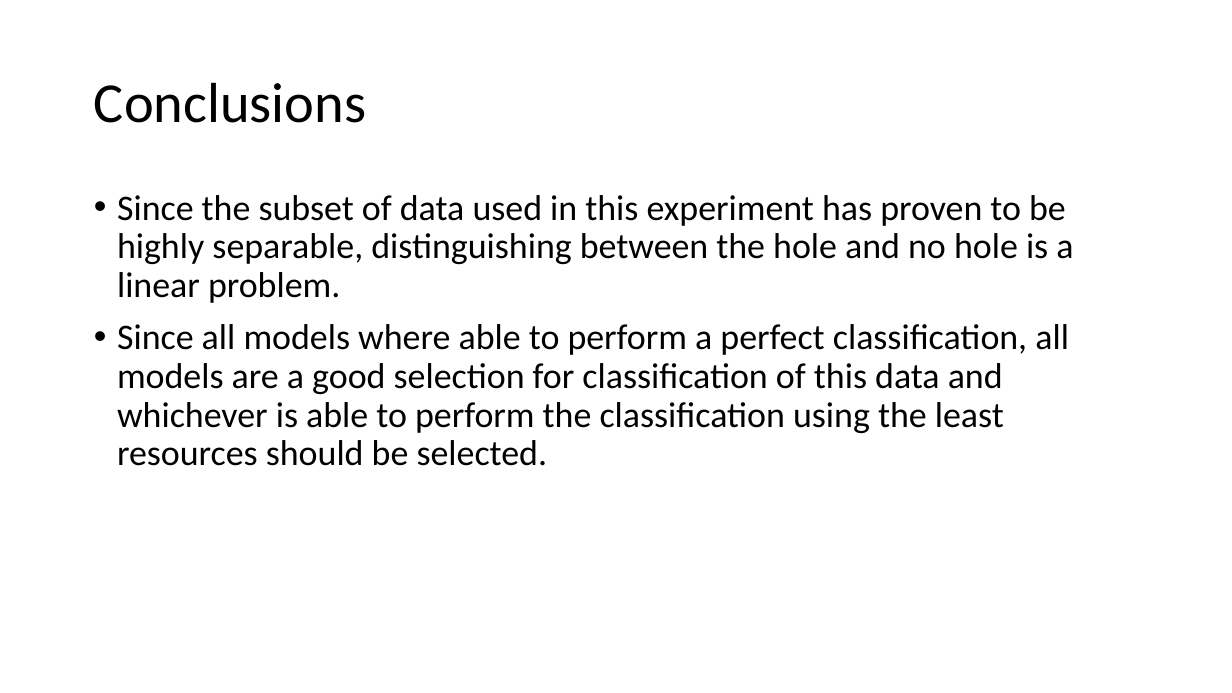
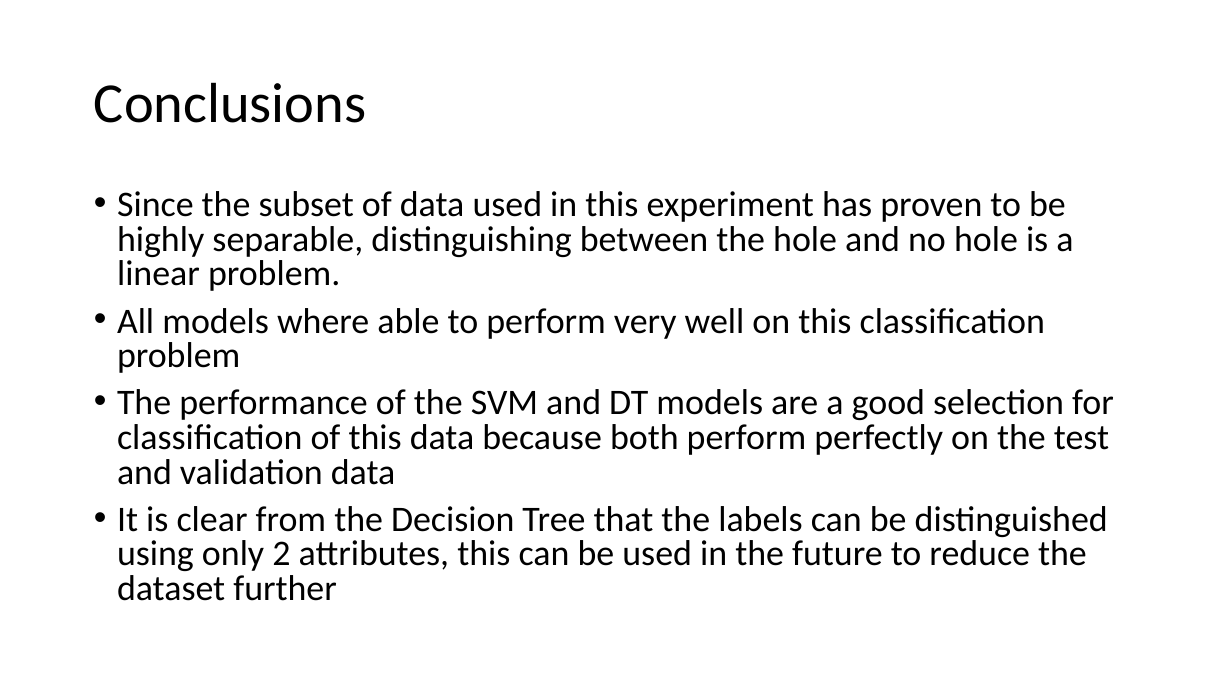
Before and after one commit to bjarreau/ML4MI, a slide deck: slide 20 of Project (1).pptx (slide 19 before the commit). Drawn at 1232x693 pixels with LibreOffice and Linux fonts; fonts in the diff are those of the drawing. Boxes give left, top, right and bottom in pixels: in the first picture for what was removed or moved away, otherwise in the second. Text is boxed around its words. In the diff, an @@ line names an element or a change of style, - is before the commit and + after.

```diff
--- a/Project (1).pptx
+++ b/Project (1).pptx
@@ text at (117,191,1073,291): line spacing 0.9 to 0.8 @@
@@ text at (117,308,1114,601): text changed @@
-• Since all models where able to perform a perfect classification, all models are a good selection for classification of this data and whichever is able to perform the classification using the least resources should be selected.
+• All models where able to perform very well on this classification problem
+• The performance of the SVM and DT models are a good selection for classification of this data because both perform perfectly on the test and validation data
+• It is clear from the Decision Tree that the labels can be distinguished using only 2 attributes, this can be used in the future to reduce the dataset further
```
Also in this commit, not shown: 4 other slides changed, 1 slide added, 5 other files.
